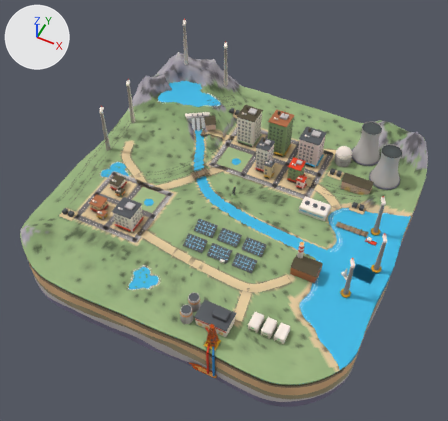
The glTF model staticfiles/image/island/island.glb as it was, and as the next commit left it.
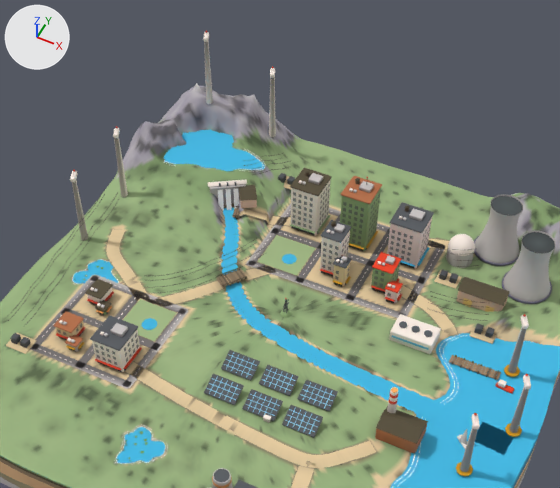
Each version appears first whole from a 50 mm lens placed at (338.0, -718.0, 860.0), pointed at (1.0, -44.0, 18.0), and next in a close-up on the part from 12% to 90% of the width and 0% to 72% of the height. Lighting does not change. The marker at upper left points along +X, +Y and +Z. The last two pictures show the newer version. Where no turn or scale is listed for an object, it has been applied to the vertices. Vertices at exactly the same position are counted once.
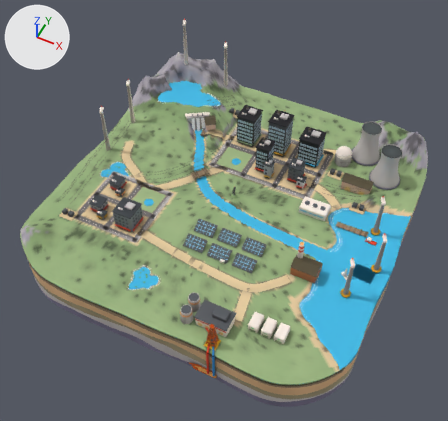
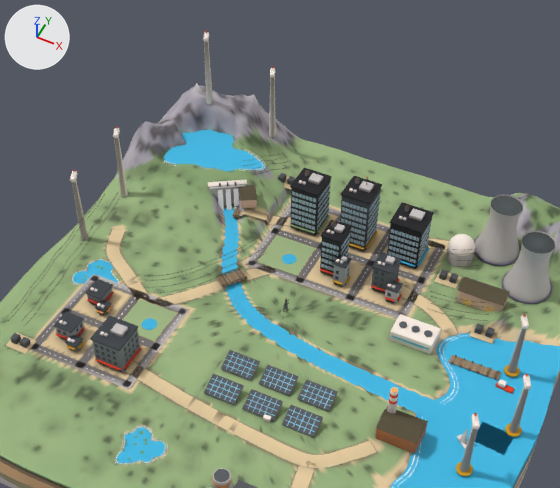
Location of each change, [x1, y1, x2, y2] in pixels of the close-ups (560 x 488 px):
part 1 of me_mesh_4, reshaped: before [267, 159, 477, 320]; after [275, 158, 477, 320]
part 2 of me_mesh_4, recoloured: [53, 168, 434, 372] in both
part 3 of me_mesh_5, deleted: before [292, 184, 431, 270]
part 4 of me_mesh_5, added: after [291, 183, 432, 271]
part 5 of me_mesh_5, recoloured: [57, 265, 400, 365] in both

Diff of the bpy script that builds the scene:
```diff
--- a/staticfiles/image/island/island.glb.py
+++ b/staticfiles/image/island/island.glb.py
@@ me_mesh_4 @@
 # used by ob_mesh_4; location = (-312.0, 313.0, -71.0)
-me_mesh_4.from_pydata(...)  # 19004 vertices, 33184 faces; spans x 23.0..609.0, y -626.0..-36.0, z 8.0..247.0
+me_mesh_4.from_pydata(...)  # 19200 vertices, 33282 faces; spans x 23.0..609.0, y -626.0..-36.0, z 8.0..247.0
+# me_mesh_4 part 1: 24 vertices moved within x 193.0..514.0, y -261.0..-106.0, z 113.0..132.0; 196 vertices added at x 258.0..422.0, y -233.0..-144.0, z 95.0..155.0
+# me_mesh_4 part 2: 6819 kept faces spanning x 24.0..609.0, y -626.0..-36.0, z 17.0..247.0 get new vertex colours
+# other edits to the shape of me_mesh_4 do not show in these pictures
 me_mesh_4.materials.append(mat_solid)
@@ me_mesh_5 @@
 # used by ob_mesh_5; location = (-312.0, 313.0, -71.0)
-me_mesh_5.from_pydata(...)  # 988 vertices, 494 faces; spans x 97.0..422.0, y -475.0..-141.0, z 86.0..154.0
+me_mesh_5.from_pydata(...)  # 476 vertices, 238 faces; spans x 97.0..422.0, y -475.0..-140.0, z 86.0..155.0
+# me_mesh_5 part 3: 174 loose pieces with 696 vertices, spanning x 255.0..422.0, y -233.0..-142.0, z 95.0..154.0, are deleted
+# me_mesh_5 part 4
+# 92 vertices are added at x 254.0..422.0, y -233.0..-140.0, z 95.0..149.0
+# 92 new vertices lie (0.0, 0.0, 6.0) away from vertices in x 254.0..422.0, y -233.0..-140.0, z 95.0..149.0
+# 92 new faces join them
+# me_mesh_5 part 5: 98 kept faces spanning x 98.0..421.0, y -475.0..-209.0, z 95.0..118.0 get new vertex colours; the middle colour goes from grey #848282 to dark blue #3c4953
 me_mesh_5.materials.append(mat_lights_window)
```
